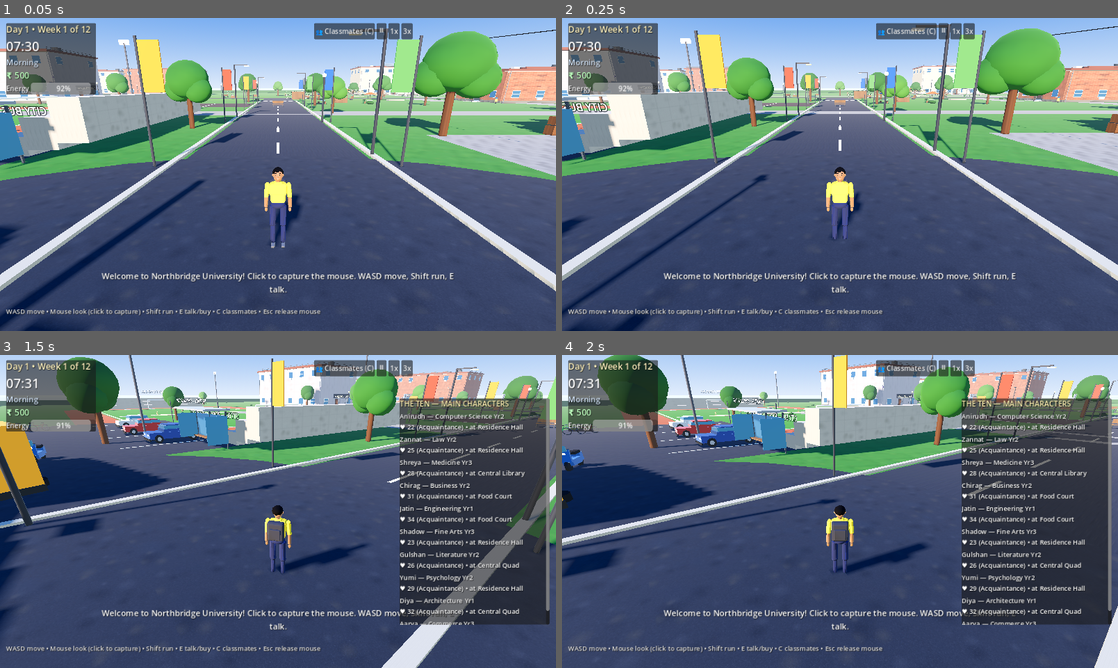
Above: before the commit, frames 1-4 (two rows, left to right).
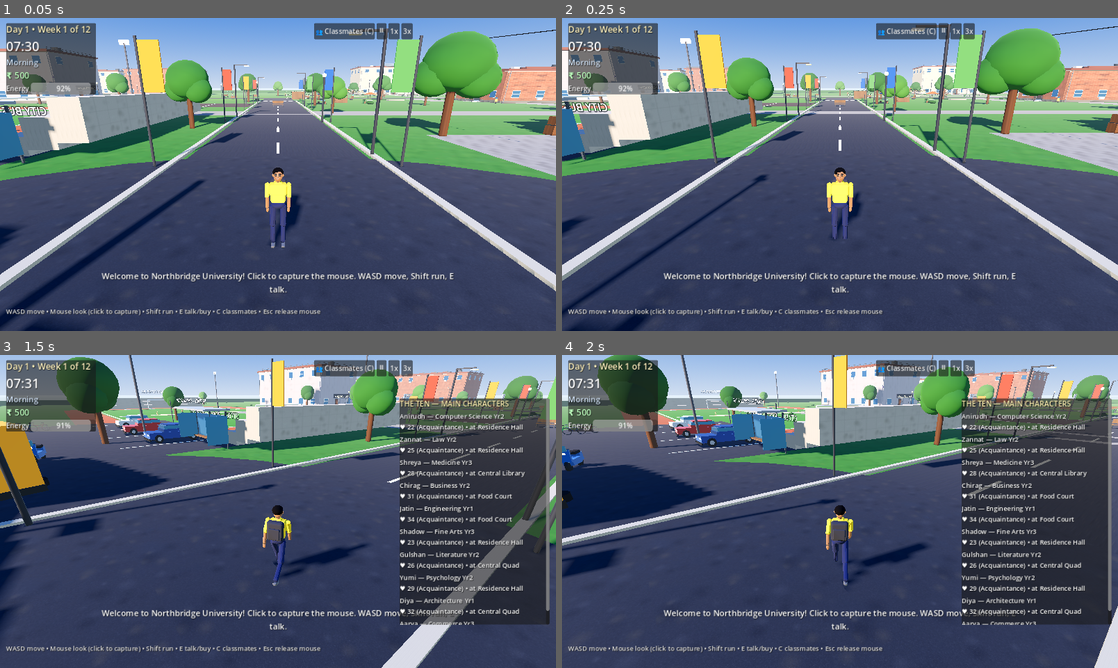
Above: after the commit, the same moments.

Repository: sparkyjod/campus-days
Game: Godot game, scene res://main.tscn
Two runs of this game, one before a commit and one after it. Both use one fixed random seed, a clock stepped at 60 frames per second and the inputs below.
Inputs (mouse positions are in pixels of both pictures, inside the frame that each line leads up to):
- Up to frame 1 (0.05 s): no input
- Up to frame 2 (0.25 s): no input
- Up to frame 3 (1.5 s): tap Enter at 0.5, 1.25 s; move the mouse to (400, 495) at 0.52 s; hold D 0.53-1.28 s; tap E at 0.6 s; click (400, 495) at 0.67 s; move the mouse to (250, 511) at 1.27 s; hold W from 1.28 s (still down); tap C at 1.35 s
- Up to frame 4 (2 s): keep holding W

The runs differ from the first frame. In frame 1, 0.8% of the frame differs, in the area x 0-100%, y 6-87%; in frame 2, 0.8%; in frame 3, 0.7%; in frame 4, 0.7%.

Commit message:
Fix AI review D1-D5 (attempt 1): lunch-hour captures, real character animation
- Captures at 13:00 lunch with staged street life; avenue/shops/garden
  re-framed, food-court menu board enlarged and fully readable
- Root-cause animation fix: Blender pose bones forced to XYZ Euler mode
  (quaternion default silently discarded all euler keyframes); GLBs rebuilt
  and verified (walk: 15 tracks, 25-28 keys per limb track)
- Eyes enlarged, lake sign re-oriented, walk freeze via speed_scale=0
  (pause() clears current_animation), player parked out of frames
- Headless test: exit 0, zero script errors, 34/34 NPCs arrived, Day 2
- Web export refreshed (build/ gitignored; Stage 3 force-adds it)

Diff:
--- a/scripts/main.gd
+++ b/scripts/main.gd
@@ -88,7 +88,7 @@
 		_test_start_ms = Time.get_ticks_msec()
 		print("[TEST] Campus Days headless test started. Mains: ", _mains.size(), " BG: ", _bgs.size(), " Staff: ", _staff.size())
 	elif _capture_mode:
-		game_minutes = 630.0
+		game_minutes = 780.0 # FIX 2026-11-03 (D1/D2): capture at 13:00 lunch, not 10:30 lectures
 		DirAccess.make_dir_recursive_absolute(ProjectSettings.globalize_path("res://preview"))
 		_run_captures()
 	else:
@@ -110,7 +110,7 @@
 	_env.ambient_light_source = Environment.AMBIENT_SOURCE_SKY
 	_env.ambient_light_energy = 0.55
 	_env.tonemap_mode = Environment.TONE_MAPPER_ACES
-	_env.background_energy_multiplier = 1.05
+	_env.background_energy_multiplier = 0.95 # FIX 2026-11-03 (D1/D2): was blowing out white paving/plaza at midday
 	_env.ambient_light_sky_contribution = 0.75
 	# GTA-style colour grade + distance haze (Compatibility-safe: no glow)
 	_env.adjustment_enabled = true
@@ -352,7 +352,7 @@
 	_player.speed_factor = 0.55 if energy <= 5.0 else 1.0
 	if _chat_cooldown > 0.0:
 		_chat_cooldown -= delta
-	else:
+	elif not _capture_mode: # capture tour stages poses; small talk would override them
 		_chat_cooldown = _rng.randf_range(6.0, 11.0)
 		_npc_small_talk()
 	if _toast_timer > 0.0:
@@ -393,9 +393,9 @@
 	var sun_ang := lerpf(-0.15, -PI + 0.15, day_frac)
 	_sun.rotation = Vector3(-elev * 1.1 - 0.05, sun_ang * 0.4, 0)
 	var is_day := hour > 6.2 and hour < 18.8
-	_sun.light_energy = clampf(elev * 1.5, 0.03, 1.25) if is_day else 0.05
+	_sun.light_energy = clampf(elev * 1.5, 0.03, 1.12) if is_day else 0.05
 	_sun.light_color = Color(1.0, lerpf(0.75, 0.98, elev), lerpf(0.55, 0.92, elev))
-	_env.ambient_light_energy = lerpf(0.15, 0.52, clampf(elev + 0.25, 0.0, 1.0))
+	_env.ambient_light_energy = lerpf(0.15, 0.48, clampf(elev + 0.25, 0.0, 1.0))
 	_sky_mat.sky_top_color = Color(0.10, 0.16, 0.35).lerp(Color(0.25, 0.5, 0.86), clampf(elev * 1.6, 0.0, 1.0))
 	_sky_mat.sky_horizon_color = Color(0.25, 0.25, 0.35).lerp(Color(0.78, 0.86, 0.95), clampf(elev * 1.6 + 0.15, 0.0, 1.0))
 	var lamp_on := 1.3 if (hour < 6.6 or hour > 18.2) else 0.0
@@ -756,6 +756,21 @@
 
 # ---------------- screenshots (capture mode) ----------------
 
+# Capture-only staging (FIX 2026-11-03, defects D1-D5). The game itself is
+# unchanged: these NPCs are teleported + held still ONLY for screenshots, so
+# the frames show lunch-hour street life instead of the 10:30 lecture exodus.
+# _stage() also sets spot/target to the lunch zone so _update_schedules does
+# not re-path a staged NPC mid-tour.
+func _stage(npc: NPC, pos: Vector3, yaw: float, sit: bool = false) -> void:
+	npc.stationary = true
+	npc.set_path([])
+	npc.global_position = pos
+	npc.spot = pos
+	npc.target_zone = "foodcourt" # 13:00 segment for everyone; keeps schedules quiet
+	npc.seated = sit
+	npc.seat_yaw = yaw
+	npc.rotation.y = yaw
+
 func _run_captures() -> void:
 	# A free camera tours fixed viewpoints; saves PNGs into res://preview/
 	var cam := Camera3D.new()
@@ -763,21 +778,58 @@
 	add_child(cam)
 	cam.current = true
 	_player.visible = true
+	# Park the player far outside every frame: after the dialogue shot the
+	# player used to stay next to Jatin and photobomb later shots (the big
+	# yellow block in the old shot7) and trigger the "[E] Talk to" prompt.
+	_player.global_position = Vector3(-130, 0, 100)
+	# --- stage all street life up front (before anyone walks off to lunch) ---
+	# D3 close-up: Anirudh alone on open quad lawn (old spot sat on top of
+	# the chai-stall staff, who filled the foreground).
+	_stage(_mains[0], Vector3(-16, 0, 8), 0.0)
+	# D2 food-court diners at the tables + counter queue (kept clear of the
+	# menu-board sightline so no name label lands on the menu text).
+	_stage(_bgs[0], Vector3(62, 0, 15.5), PI / 2.0)
+	_stage(_bgs[1], Vector3(63, 0, 22), -PI / 2.0)
+	_stage(_bgs[4], Vector3(68, 0, 13.5), PI / 2.0)
+	_stage(_bgs[5], Vector3(71, 0, 21), 0.0)
+	_stage(_bgs[6], Vector3(70, 0, 20), 0.8)
+	# D1 avenue crowd: people on the avenue itself, near and far so the gate
+	# vehicles read behind them, facing the gate/camera.
+	_stage(_bgs[7], Vector3(-2, 0, 45), 0.0)
+	_stage(_bgs[8], Vector3(2, 0, 52), 0.0)
+	_stage(_bgs[9], Vector3(-1.5, 0, 70), 0.3)
+	_stage(_bgs[10], Vector3(3, 0, 38), -0.3)
+	_stage(_bgs[11], Vector3(-3.5, 0, 80), 0.5)
+	# D1 shops crowd in the plaza, facing the shop fronts (east).
+	_stage(_bgs[12], Vector3(19, 0, 76), PI / 2.0)
+	_stage(_bgs[13], Vector3(20, 0, 88), PI / 2.0)
+	_stage(_bgs[14], Vector3(17, 0, 84), PI / 2.0)
+	_stage(_bgs[15], Vector3(22, 0, 92), PI / 2.0)
+	# D1 garden life: two seated on the pond bench + three standing by the pond.
+	var gseats: Array = _world["seats"]["garden"]
+	_stage(_bgs[16], gseats[0]["pos"], gseats[0]["yaw"], true)
+	_stage(_bgs[17], gseats[1]["pos"], gseats[1]["yaw"], true)
+	# Garden standers kept OFF the pond (the old (114,34) spot was inside it)
+	# and on the camera's side of the pond bench.
+	_stage(_bgs[18], Vector3(112, 0, 33), -1.17)
+	_stage(_bgs[19], Vector3(122, 0, 38), -2.55)
+	_stage(_bgs[20], Vector3(124, 0, 28), -0.98)
 	await get_tree().create_timer(1.2).timeout
 	_shot(cam, Vector3(30, 24, 92), Vector3(0, 3, -30))
 	await get_tree().create_timer(0.9).timeout
 	await _shot_file("shot1_campus_wide.png")
-	# character close-up: Anirudh posed on the quad lawn (deterministic —
-	# free-roaming NPCs rotate away while walking to their timetable zone)
+	# D3 character close-up: camera ~1.2 m from the face, face turned to the
+	# camera (yaw = direction to camera, same convention as walk facing),
+	# name label hidden for this frame so it cannot dwarf the face.
 	var ani: NPC = _mains[0]
-	ani.stationary = true
-	ani.set_path([])
-	ani.global_position = Vector3(14, 0, 22)
-	ani.rotation.y = 0.6
 	var ap := ani.global_position
-	_shot(cam, ap + Vector3(1.45, 1.52, 1.95), ap + Vector3(0, 1.28, 0))
+	var cam2 := ap + Vector3(0.7, 1.52, 0.95)
+	ani.rotation.y = atan2(cam2.x - ap.x, cam2.z - ap.z)
+	ani._label.visible = false
+	_shot(cam, cam2, ap + Vector3(0, 1.52, 0))
 	await get_tree().create_timer(0.9).timeout
 	await _shot_file("shot2_character_closeup.png")
+	ani._label.visible = true
 	# dialogue: teleport player next to Jatin and open the panel
 	var jatin: NPC = _mains[4]
 	_player.global_position = jatin.global_position + Vector3(1.4, 0.1, 1.4)
@@ -787,58 +839,85 @@
 	await get_tree().create_timer(0.9).timeout
 	await _shot_file("shot3_dialogue.png")
 	_close_dialogue()
-	# food court interior
-	_shot(cam, Vector3(58, 2.3, 25), Vector3(77, 1.4, 18))
+	_player.global_position = Vector3(-130, 0, 100)
+	# D2 food court interior: straight down the hall to counter + menu board,
+	# diners staged at the tables in frame. A lunch-spot main (Chirag) stands
+	# in the menu sightline, so ALL name labels are hidden for this frame
+	# only — otherwise one always lands on the menu text.
+	for n in _all_npcs:
+		(n as NPC)._label.visible = false
+	_shot(cam, Vector3(56, 1.7, 18), Vector3(79, 2.5, 18))
 	await get_tree().create_timer(0.9).timeout
 	await _shot_file("shot4_foodcourt.png")
+	for n in _all_npcs:
+		(n as NPC)._label.visible = true
 	# library facade + quad
 	_shot(cam, Vector3(28, 7, -18), Vector3(58, 5, -56))
 	await get_tree().create_timer(0.9).timeout
 	await _shot_file("shot5_library_quad.png")
-	# street level on the main avenue (GTA-style street scene)
-	_shot(cam, Vector3(3.4, 1.7, 80), Vector3(-1.5, 1.9, 40))
+	# D1 street level on the main avenue, looking SOUTH to the gate: bus,
+	# auto-rickshaw, scooters, parking, shops row and staged avenue crowd
+	# all in frame; no empty lawn in the foreground.
+	_shot(cam, Vector3(0, 1.7, 28), Vector3(1, 1.5, 95))
 	await get_tree().create_timer(0.9).timeout
 	await _shot_file("shot6_avenue.png")
-	# shops row
-	_shot(cam, Vector3(12.0, 1.9, 90), Vector3(25, 1.2, 84))
+	# D1 shops row: camera east of the auto-rickshaw (the old (10,88) spot
+	# sat 2 m from it, so the rickshaw filled the left foreground).
+	_shot(cam, Vector3(14, 1.8, 92), Vector3(26, 1.3, 80))
 	await get_tree().create_timer(0.9).timeout
 	await _shot_file("shot7_shops.png")
-	# gardens + pond
-	_shot(cam, Vector3(92, 3.4, 58), Vector3(117, 0.6, 33))
+	# D1 gardens + pond: low camera from the south path toward the pond
+	# bench and pond (the old west camera sat inside a tree canopy);
+	# sitter labels hidden so they cannot overlap each other.
+	_bgs[16]._label.visible = false
+	_bgs[17]._label.visible = false
+	_shot(cam, Vector3(105, 1.7, 36), Vector3(117, 1.0, 30))
 	await get_tree().create_timer(0.9).timeout
 	await _shot_file("shot8_garden.png")
-	# mid-walk-cycle: send a background student across the frame
+	_bgs[16]._label.visible = true
+	_bgs[17]._label.visible = true
+	# D5 mid-walk-cycle: freeze a genuine mid-stride frame. The old code's
+	# seek+pause was undone every frame by NPC._update_anim (stationary ->
+	# idle); anim_frozen now holds the pose. Frame 1 of the walk clip is a
+	# full leg split (-32/+28 deg).
 	var walker: NPC = _bgs[2]
-	walker.stationary = true
-	walker.set_path([])
-	walker.global_position = Vector3(2.5, 0, 34)
-	walker.rotation.y = -PI / 2.0 # side-on to camera
+	_stage(walker, Vector3(2.5, 0, 34), -PI / 2.0) # side-on to camera
+	walker.anim_frozen = true
 	await get_tree().create_timer(0.3).timeout
-	# freeze the walk cycle mid-stride (legs split) as animation proof
 	var wanim: AnimationPlayer = walker._anim
 	if wanim != null and wanim.has_animation("walk"):
+		# Freeze with speed_scale 0, NOT pause(): in this Godot build pause()
+		# clears current_animation and the pose reverts to rest (straight
+		# legs) — that was the second half of the old shot9 failure.
 		wanim.play("walk")
-		wanim.seek(0.05, true)
-		wanim.pause()
+		wanim.seek(0.0, true)
+		wanim.speed_scale = 0.0
+		print("[CAPTURE] walker anim=", wanim.current_animation, " pos=", wanim.current_animation_position)
 	var wp := walker.global_position
-	_shot(cam, wp + Vector3(0.3, 1.32, 3.6), wp + Vector3(0, 0.95, 0))
+	_shot(cam, wp + Vector3(0.3, 1.1, 2.8), wp + Vector3(0, 0.9, 0))
 	await get_tree().create_timer(0.5).timeout
 	await _shot_file("shot9_walk_cycle.png")
-	# seated on a quad bench
+	# D4 seated on a quad bench: LOW front-side camera at seat height so the
+	# bent legs, seat plank and backrest relationship read unambiguously
+	# (the old high camera made a sitter read as standing behind the bench).
 	var sitter: NPC = _bgs[3]
 	var seat0: Dictionary = (_world["seats"]["quad"] as Array)[0]
-	sitter.target_zone = _segment_for(sitter.data, game_minutes / 60.0)
-	sitter.global_position = seat0["pos"]
-	sitter.spot = seat0["pos"]
-	sitter.set_path([])
-	sitter.seated = true
-	sitter.seat_yaw = seat0["yaw"]
-	sitter.rotation.y = seat0["yaw"]
+	_stage(sitter, seat0["pos"], seat0["yaw"], true)
+	var seat1: Dictionary = (_world["seats"]["quad"] as Array)[1]
+	_stage(_bgs[22], seat1["pos"], seat1["yaw"], true)
+	sitter._label.visible = false
+	_bgs[22]._label.visible = false
 	await get_tree().create_timer(0.6).timeout
 	var sp2 := sitter.global_position
-	_shot(cam, sp2 + Vector3(1.8, 1.35, 2.2), sp2 + Vector3(0, 0.85, 0))
+	var fwd := Vector3(sin(seat0["yaw"]), 0, cos(seat0["yaw"]))
+	var side := Vector3(cos(seat0["yaw"]), 0, -sin(seat0["yaw"]))
+	# 3/4 side view (more side offset than before) so the horizontal thighs
+	# read instead of foreshortening into vertical bars from dead front.
+	_shot(cam, sp2 + fwd * 2.2 + side * 2.0 + Vector3(0, 0.9, 0), sp2 + Vector3(0, 0.65, 0))
 	await get_tree().create_timer(0.5).timeout
 	await _shot_file("shot10_seated.png")
+	sitter._label.visible = true
+	_bgs[22]._label.visible = true
 	print("[CAPTURE] done")
 	get_tree().quit(0)
 
--- a/scripts/npc.gd
+++ b/scripts/npc.gd
@@ -28,6 +28,10 @@
 var speed: float = 1.45
 var talking: bool = false
 var seated: bool = false
+# Capture-only: when true, _process skips movement and animation updates so
+# a frozen mid-stride pose set by the screenshot tour is not overridden by
+# the idle clip (the cause of the old shot9 straight-leg frame).
+var anim_frozen: bool = false
 var seat_yaw: float = 0.0
 var rng := RandomNumberGenerator.new()
 
@@ -118,6 +122,8 @@
 		if _bubble_timer <= 0.0:
 			_bubble.visible = false
 	_moving = false
+	if anim_frozen:
+		return
 	if talking or stationary:
 		_update_anim()
 		return
--- a/scripts/world.gd
+++ b/scripts/world.gd
@@ -661,8 +661,18 @@
 	# Food Court: counter along east wall + tables + menu board
 	_box(TexGen.mat_color(Color(0.85, 0.5, 0.15), 0.6), Vector3(77.5, 0.55, 18), Vector3(3.4, 1.1, 11), true)
 	_box(TexGen.mat_tex(TexGen.tex_marble(), Color.WHITE, Vector2(3, 1)), Vector3(77.5, 1.16, 18), Vector3(3.6, 0.1, 11.4), false)
-	_box(dark_m, Vector3(79.6, 2.9, 18), Vector3(0.15, 1.9, 9.5), false)
-	_sign("MENU — Thali ₹60 • Biryani ₹140 • Masala Dosa ₹80\nSamosa (2 pc) ₹20 • Cutlet ₹30 • Cold Drink ₹25", Vector3(79.5, 3.0, 18), 58, Color(1.0, 0.95, 0.8), -PI / 2.0)
+	# FIX 2026-11-03 (D2): bigger board, label 0.075 m clear of its face, shorter
+	# lines + smaller font so nothing clips or overlaps at the counter camera.
+	_box(dark_m, Vector3(79.6, 3.0, 18), Vector3(0.15, 2.6, 12.0), false)
+	_sign("MENU — Thali ₹60 • Biryani ₹140 • Dosa ₹80\nSamosa ₹20 • Cutlet ₹30 • Cold Drink ₹25", Vector3(79.45, 3.0, 18), 48, Color(1.0, 0.95, 0.8), -PI / 2.0)
+	# FIX 2026-11-03 (D2): warm interior lights so the hall is not flat ambient only.
+	for lp in [Vector3(62, 4.5, 18), Vector3(73, 4.5, 18)]:
+		var omni := OmniLight3D.new()
+		omni.position = lp
+		omni.omni_range = 20.0
+		omni.light_energy = 0.55
+		omni.light_color = Color(1.0, 0.9, 0.7)
+		_parent.add_child(omni)
 	for tx in [58.0, 64.0, 70.0]:
 		for tz in [12.5, 23.5]:
 			_cyl(TexGen.mat_color(Color(0.9, 0.88, 0.85), 0.4), Vector3(tx, 0.78, tz), 0.95, 0.08, false)
@@ -935,7 +945,8 @@
 	water.height = 0.05
 	water.radial_segments = 24
 	_mi(water, TexGen.mat_tex(TexGen.tex_water(), Color(0.8, 0.92, 1.0), Vector2(4, 4), 0.3), Vector3(118, 0.235, 32), Vector3.ONE)
-	_sign("THE LAKE CORNER", Vector3(112, 1.6, 26.5), 56, Color(1, 1, 1), PI * 0.85)
+	# FIX 2026-11-03: sign faced north (mirrored from the garden path); face it south to the path.
+	_sign("THE LAKE CORNER", Vector3(112, 1.6, 26.5), 56, Color(1, 1, 1), 0.0)
 	# flower beds + bushes + trees
 	var flower_m := TexGen.mat_tex(TexGen.tex_flowers(), Color.WHITE, Vector2(3, 1))
 	var edging_m := TexGen.mat_tex(TexGen.tex_concrete(), Color(0.9, 0.88, 0.84), Vector2(3, 0.3))
Binary file changed: assets/characters/student_female.glb
Binary file changed: assets/characters/student_male.glb
Binary file changed: preview/shot10_seated.png
Binary file changed: preview/shot1_campus_wide.png
Binary file changed: preview/shot2_character_closeup.png
Binary file changed: preview/shot3_dialogue.png
Binary file changed: preview/shot4_foodcourt.png
Binary file changed: preview/shot5_library_quad.png
Binary file changed: preview/shot6_avenue.png
Binary file changed: preview/shot7_shops.png
Binary file changed: preview/shot8_garden.png
Binary file changed: preview/shot9_walk_cycle.png
(and 2 more such lines)
